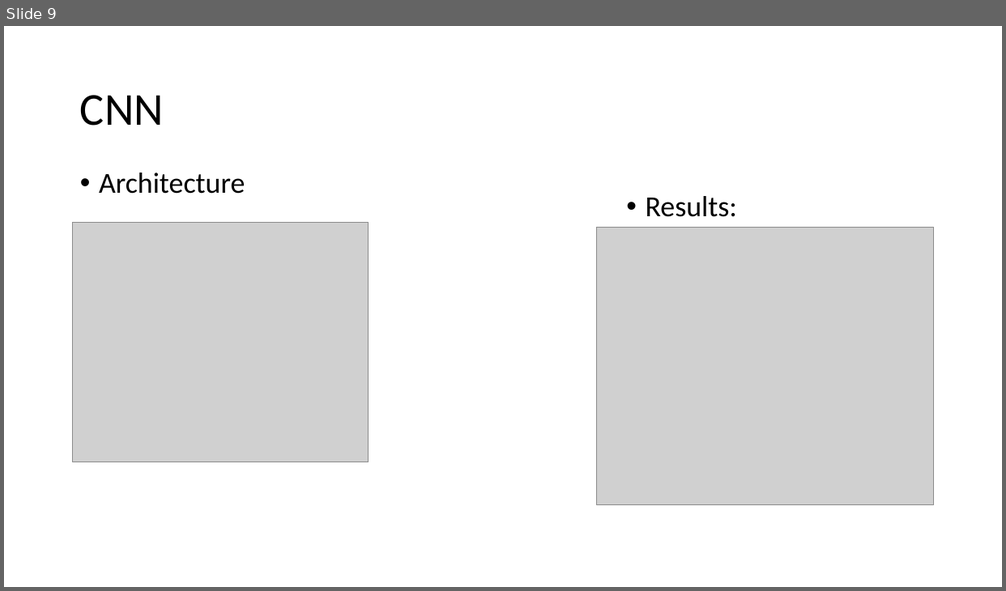
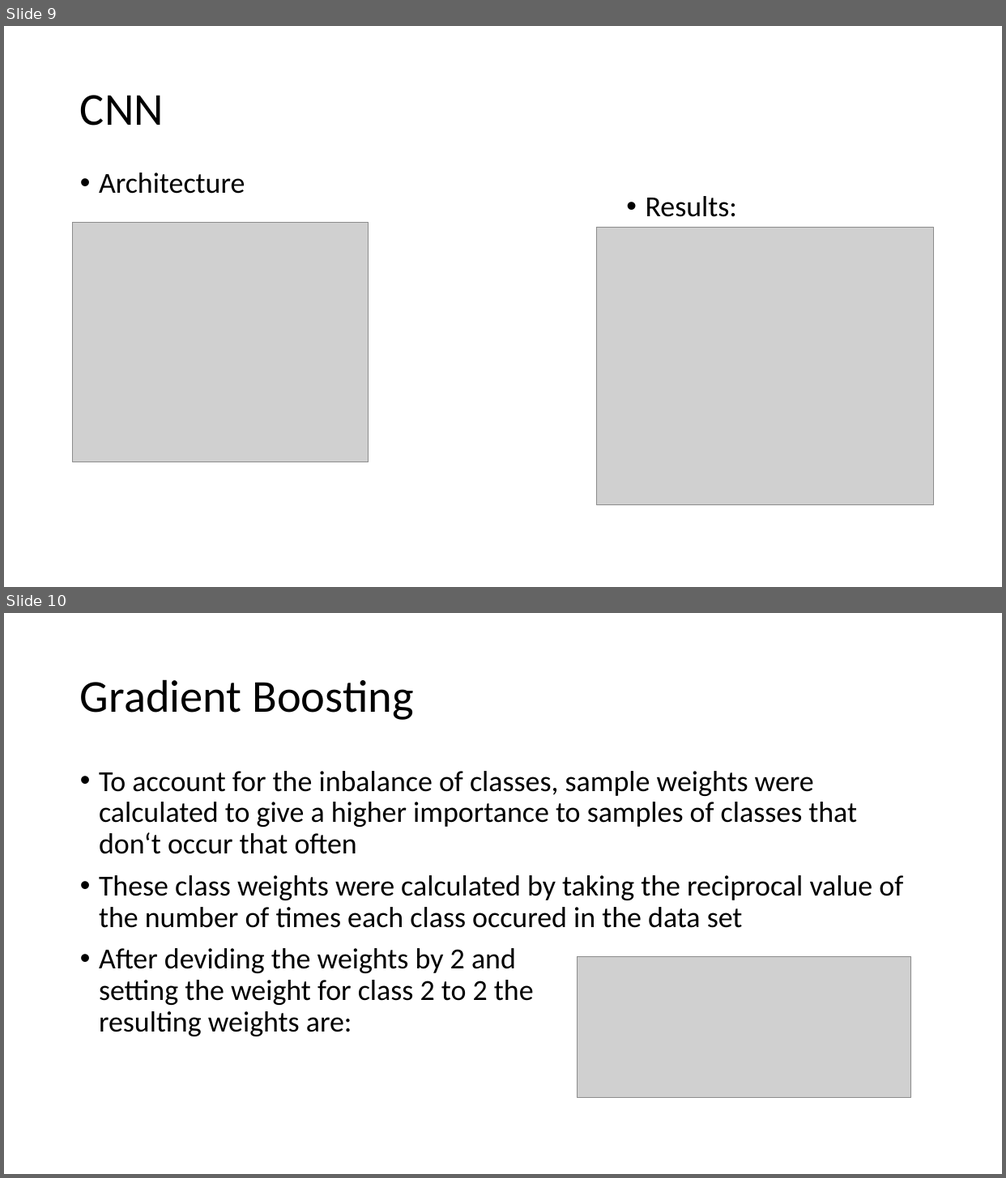
Before and after one commit to sandroassek/SS23_UE_MLPC, a slide deck: Challenge Presentation.odp. Shown one above the other, each under a label of ours: slide 9 before the commit, slides 9 and 10 after it. The pictures are 1006x591 and 1006x1178 pixels, drawn with LibreOffice and Linux fonts; fonts in the diff are those of the drawing; grey boxes stand for pictures. Boxes give left, top, right and bottom in pixels: in the first picture for what was removed or moved away, otherwise in the second. Text is boxed around its words. In the diff, an @@ line names an element or a change of style, - is before the commit and + after.

```diff
--- a/Challenge Presentation.odp
+++ b/Challenge Presentation.odp
@@ slide 10 added at <box>4,613,1002,1174</box>, background #FFFFFF @@
@@ title added at <box>80,679,414,720</box>, 44 pt, text #000000 @@
+Gradient Boosting
@@ text added at <box>99,771,903,1037</box>, 28 pt, text #000000 @@
+• To account for the inbalance of classes, sample weights were calculated to give a higher importance to samples of classes that don‘t occur that often
+• These class weights were calculated by taking the reciprocal value of the number of times each class occured in the data set
+• After deviding the weights by 2 and
+  setting the weight for class 2 to 2 the
+  resulting weights are:
@@ picture added at <box>577,956,911,1098</box> @@
```
Also in this commit, not shown: 2 other slides added, 3 slides removed.
